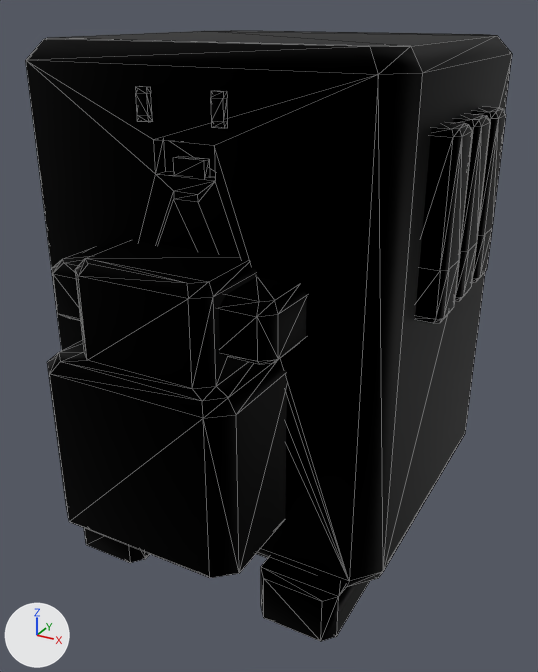
One commit to the FBX model Reference/Resource/Mesh/Animation/Pokemon/PM113.fbx: the scene before it, then after it.
Before and after are seen from a 50 mm camera at (0.0174, -0.0321, 0.0267) aimed at (-0.0003, 0.0001, 0.0106). Arrows for +X, +Y and +Z are at lower left; the lights stay in place. Mesh edges are drawn as thin lines. Where no turn or scale is listed for an object, it has been applied to the vertices.

Objects in the first picture: 'model'.
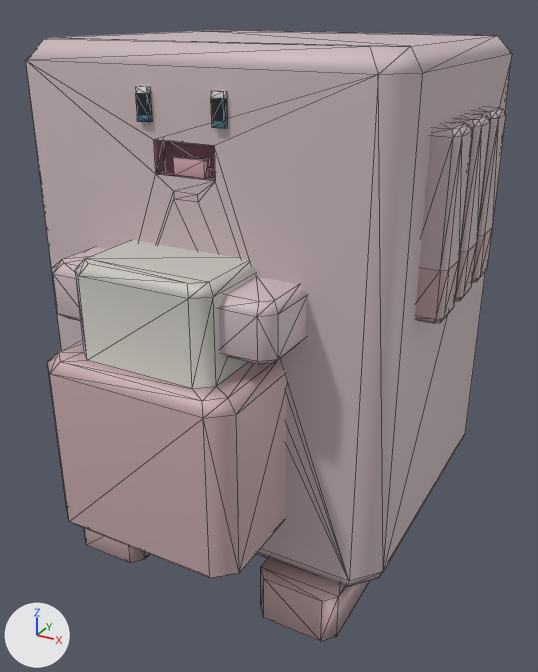
Scene script edits in JSON lines:
```json
{"op": "add", "block": "img_pm113_png", "code": ["img_pm113_png = load_image('PM113.png', 'PM113.png', 1024, 1024, 'sRGB')"]}
{"op": "add", "block": "mat_lambert1", "code": ["mat_lambert1 = principled_material('lambert1')", "mat_lambert1.texture = img_pm113_png  # with its transparency"]}
{"block": "me_model_112", "where": "me_model_112.from_pydata(...)  # 390 vertices, 622 faces; spans x -0.0102..0.0102, y -0.0123..0.015, z 0.0..0.0255"}
{"op": "remove", "block": "me_model_112", "code": "me_model_112.materials.append(mat_lambert1_112)  # black #000000"}
{"op": "add", "block": "me_model_112", "code": "me_model_112.materials.append(mat_lambert1)  # picture img_pm113_png"}
```

Changed parts and their boxes (x1, y1, x2, y2) in the pictures (538 x 672 px):
```json
{"object": "model", "change": "recoloured", "before": [26, 31, 512, 641], "after": [26, 31, 512, 641], "on screen": "black to grey"}
```
